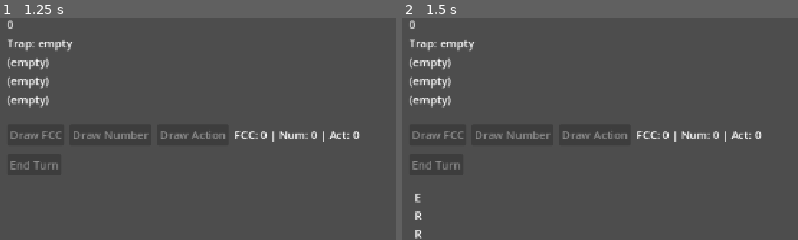
Above: before the commit, frames 1-2 (left to right).
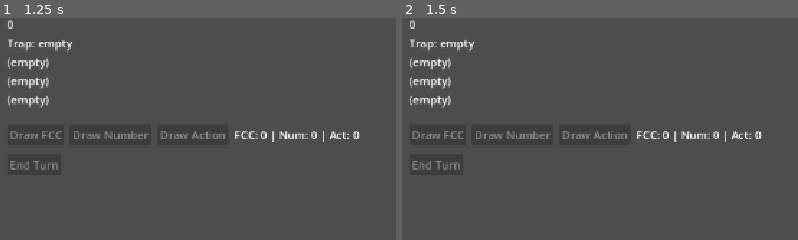
Above: after the commit, the same moments.

Repository: noodledon/NerdCard
Game: Godot game, scene res://game.tscn
Same seed, same stepped clock (60 frames per second), same inputs: the game is played once before the commit and once after it.
Inputs:
- Up to frame 1 (1.25 s): tap Enter at 0.5 s
- Up to frame 2 (1.5 s): click "Connect" at 1.25 s
The pictures show only the part of the screen within x 0-50%, y 50-100%; the shares and areas given below are measured in that part.

Frame 1 is identical in both runs. In frame 2, 0.2% of the frame differs, in the area x 3-6%, y 79-100%.

Commit message:
feat: add JSON WebSocket bridge for Godot client
Extract transport-agnostic NerdiClashGame from NerdiClashRoom and add
JsonBridgeServer (port 2568) speaking plain JSON, since the Colyseus
Godot SDK is unavailable. Godot client now connects to the bridge;
Colyseus transport (port 2567) remains for future clients.

Also declare ws/@types/ws in server/package.json (previously installed
at repo root by mistake).

Diff:
--- a/client/scripts/ConnectionManager.gd
+++ b/client/scripts/ConnectionManager.gd
@@ -35,7 +35,7 @@
 const RawWsClientScript = preload("res://scripts/raw-ws-client.gd")
 
 var ws: Node = null
-var endpoint: String = "ws://localhost:2567"
+var endpoint: String = "ws://localhost:2568"
 var room_name: String = "nerdiclash"
 var display_name: String = ""
 var _joined: bool = false
Not shown, changed: server/package-lock.json
Not shown, changed: server/package.json
Not shown, changed: server/src/__tests__/hello.test.ts
Not shown, changed: server/src/__tests__/rooms/wave4-lifecycle.test.ts
Not shown, changed: server/src/app.config.ts
Not shown, changed: server/src/index.ts
Not shown, added: server/src/json-bridge.ts
Not shown, added: server/src/rooms/NerdiClashGame.ts
Not shown, changed: server/src/rooms/NerdiClashRoom.ts
